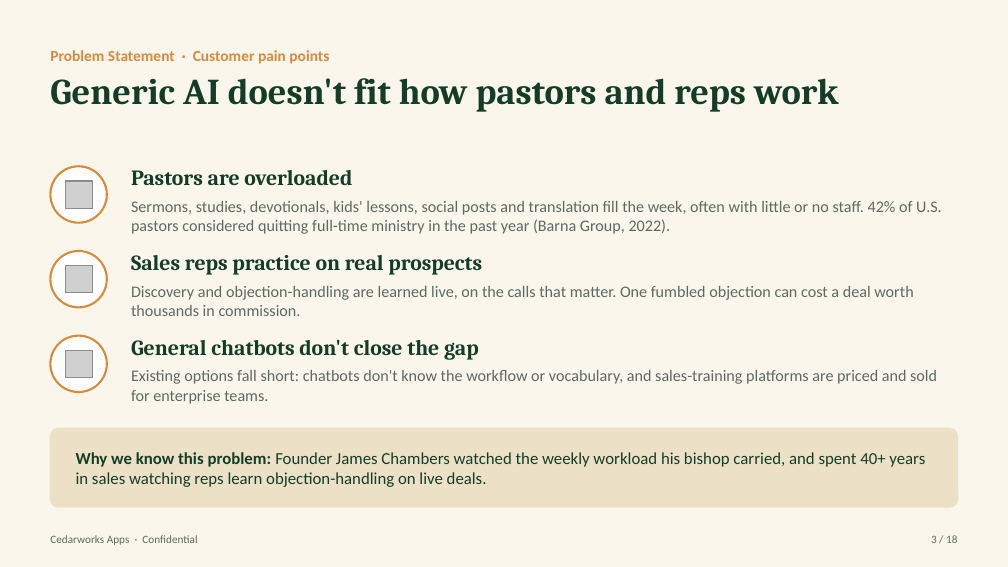
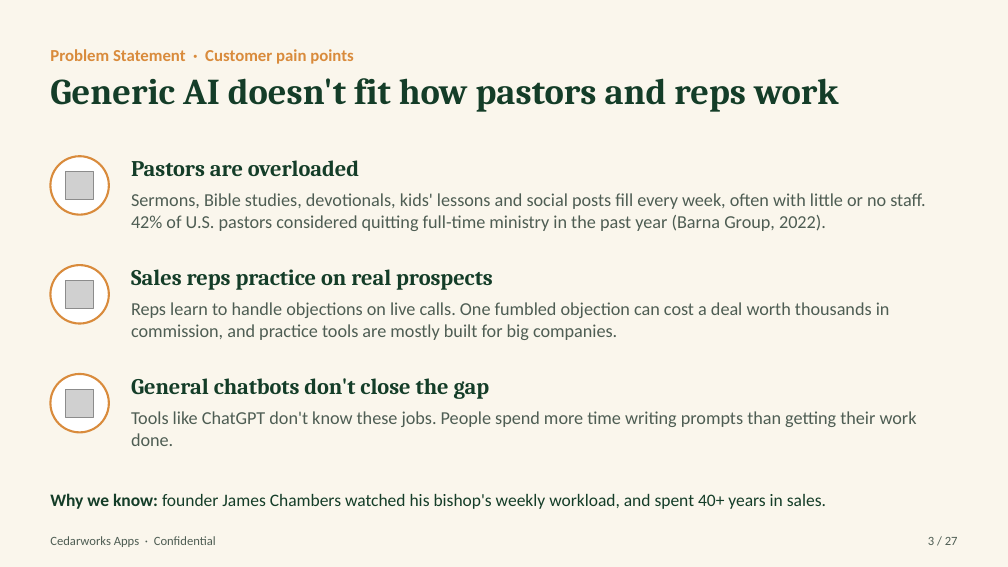
Before and after one commit to Pastorai1/Cedarworksapps, a slide deck: slide 3 of pitch-deck/Cedarworks-Apps-Pitch-Deck.pptx. Drawn at 1008x567 pixels with LibreOffice and Linux fonts; fonts in the diff are those of the drawing; grey boxes stand for pictures. Boxes give left, top, right and bottom in pixels: in the first picture for what was removed or moved away, otherwise in the second. Text is boxed around its words. In the diff, an @@ line names an element or a change of style, - is before the commit and + after.

```diff
--- a/pitch-deck/Cedarworks-Apps-Pitch-Deck.pptx
+++ b/pitch-deck/Cedarworks-Apps-Pitch-Deck.pptx
@@ text "Problem Statement · Customer pain ..." at [50, 49, 353, 64]: size 11 to 12 pt @@
@@ 1 picture, 1 text, 1 ellipse: place and size @@
-1 picture, 1 text, 1 ellipse at [50, 166, 352, 223]
+1 picture, 1 text, 1 ellipse at [50, 156, 359, 215]
@@ text at [131, 193, 925, 231]: text changed; size 11.5 to 13 pt; text colour #5C6B61 to #4E5D53 @@
-Sermons, studies, devotionals, kids' lessons, social posts and translation fill the week, often with little or no staff. 42% of U.S. pastors considered quitting full-time ministry in the past year (Barna Group, 2022).
+Sermons, Bible studies, devotionals, kids' lessons and social posts fill every week, often with little or no staff. 42% of U.S. pastors considered quitting full-time ministry in the past year (Barna Group, 2022).
@@ 1 picture, 1 text, 1 ellipse: place and size @@
-1 picture, 1 text, 1 ellipse at [50, 251, 482, 307]
+1 picture, 1 text, 1 ellipse at [50, 265, 493, 324]
@@ text at [131, 302, 890, 340]: text changed; size 11.5 to 13 pt; text colour #5C6B61 to #4E5D53 @@
-Discovery and objection-handling are learned live, on the calls that matter. One fumbled objection can cost a deal worth thousands in commission.
+Reps learn to handle objections on live calls. One fumbled objection can cost a deal worth thousands in commission, and practice tools are mostly built for big companies.
@@ 1 picture, 1 text, 1 ellipse: place and size @@
-1 picture, 1 text, 1 ellipse at [50, 336, 479, 392]
+1 picture, 1 text, 1 ellipse at [50, 374, 490, 432]
@@ size 15.5 to 16 pt in 3 elements at [131, 160, 359, 176], [131, 269, 493, 290], [131, 378, 490, 399] @@
@@ text at [131, 411, 917, 446]: text changed; size 11.5 to 13 pt; text colour #5C6B61 to #4E5D53 @@
-Existing options fall short: chatbots don't know the workflow or vocabulary, and sales-training platforms are priced and sold for enterprise teams.
+Tools like ChatGPT don't know these jobs. People spend more time writing prompts than getting their work done.
@@ rounded rectangle removed at [50, 428, 958, 507] @@
@@ text at [50, 493, 826, 509]: text changed; size 12 to 12.5 pt @@
-Why we know this problem: Founder James Chambers watched the weekly workload his bishop carried, and spent 40+ years in sales watching reps learn objection-handling on live deals.
+Why we know: founder James Chambers watched his bishop's weekly workload, and spent 40+ years in sales.
@@ text "Why we know: founder James ..." at [50, 493, 826, 509]: vertical alignment middle to top @@
@@ text "Cedarworks Apps · Confidential" at [50, 536, 216, 547]: size 8 to 9 pt, text colour #5C6B61 to #4E5D53 @@
@@ text at [928, 537, 958, 545]: text changed; size 8 to 9 pt; text colour #5C6B61 to #4E5D53 @@
-3 / 18
+3 / 27
```
Also in this commit, not shown: 12 other slides changed, 14 slides added, 5 slides removed, 15 other files.
